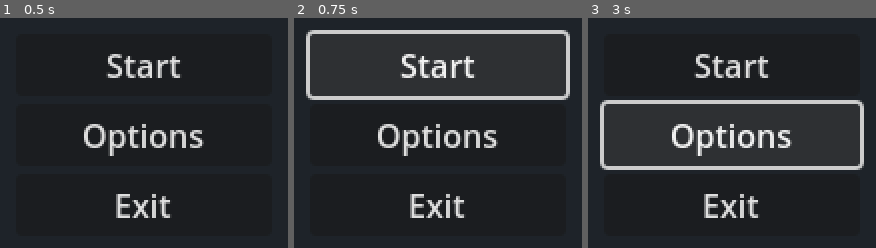
Above: before the commit, frames 1-3 (left to right).
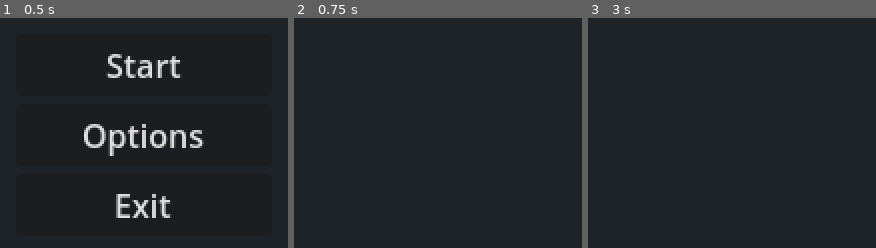
Above: after the commit, the same moments.

Repository: cyber-amr/kalam-katheeb
Game: Godot game, scene res://scenes/main_menu.tscn
Two runs of this game, one before a commit and one after it. Both use one fixed random seed, a clock stepped at 60 frames per second and the inputs below.
Inputs (mouse positions are in pixels of both pictures, inside the frame that each line leads up to):
- Up to frame 1 (0.5 s): no input
- Up to frame 2 (0.75 s): click "Start" at 0.5 s
- Up to frame 3 (3 s): click (732, 64) at 1.25 s, where only the run before the commit has a clickable "Start"; click (732, 64) at 2 s, where only the run before the commit has a clickable "Start"; click (732, 133) at 2.75 s, where only the run before the commit has a clickable "Options"

Frame 1 is identical in both runs. In frame 2, 8.5% of the frame differs, in the area x 4-96%, y 5-87%; in frame 3, 8.4%.

Commit message:
add realm (main) scene

Diff:
--- a/scenes/main_menu.tscn
+++ b/scenes/main_menu.tscn
@@ -5,7 +5,7 @@
 
 
 func start() -> void:
-	pass # Replace with function body.
+	get_tree().change_scene_to_file(\"res://scenes/realm.tscn\")
 
 
 func open_options() -> void:
--- /dev/null
+++ b/scenes/realm.tscn
@@ -0,0 +1,7 @@
+[gd_scene load_steps=2 format=3 uid="uid://btwaia2bbel8"]
+
+[ext_resource type="PackedScene" uid="uid://jedrohy0x1j1" path="res://scenes/player.tscn" id="1_oikyx"]
+
+[node name="realm" type="Node"]
+
+[node name="player" parent="." instance=ExtResource("1_oikyx")]
